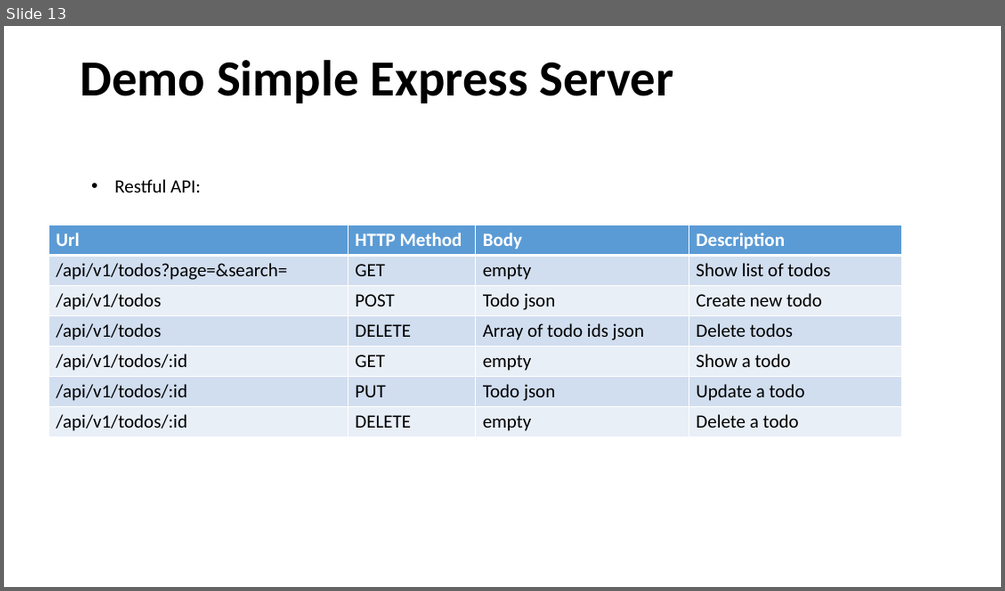
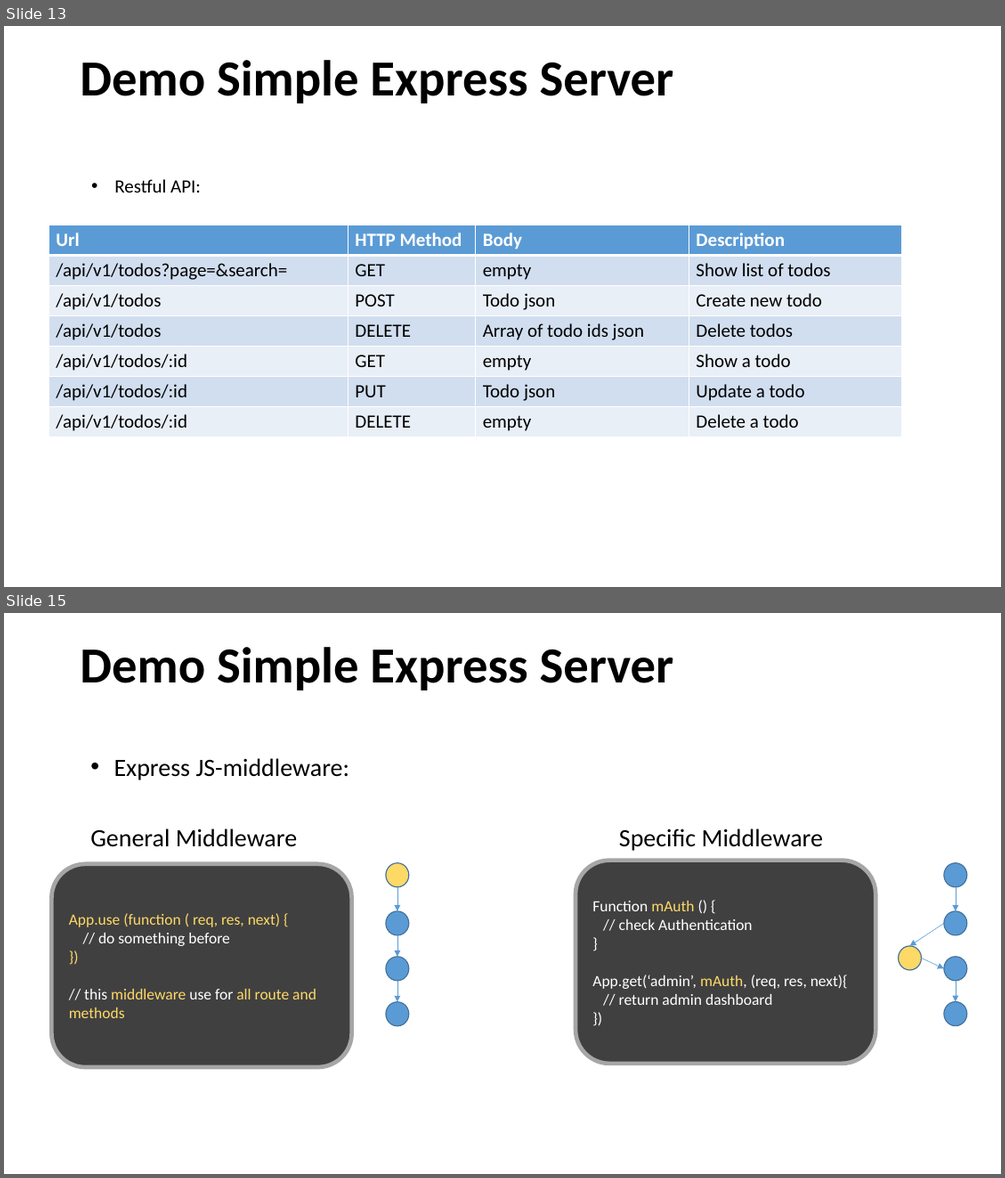
Before and after one commit to LeTranAnhVu/todoapp-express-api, a slide deck: doc/Introduction of Nodejs.pptx. Shown one above the other, each under a label of ours: slide 13 before the commit, slides 13 and 15 after it; the slides between them are not shown. The pictures are 1005x591 and 1005x1178 pixels, drawn with LibreOffice and Linux fonts; fonts in the diff are those of the drawing. Boxes give left, top, right and bottom in pixels: in the first picture for what was removed or moved away, otherwise in the second. Text is boxed around its words. In the diff, an @@ line names an element or a change of style, - is before the commit and + after.

```diff
--- a/doc/Introduction of Nodejs.pptx
+++ b/doc/Introduction of Nodejs.pptx
@@ slide 15 added at [4, 613, 1001, 1174], background #FFFFFF @@
@@ title added at [80, 647, 674, 690], 48.6 pt, text #000000, bold @@
+Demo Simple Express Server
@@ text added at [114, 758, 350, 780], 24 pt, text #000000 @@
+• Express JS-middleware:
@@ text added at [90, 828, 297, 847], 24 pt, text #000000 @@
+General Middleware
@@ text added at [619, 828, 823, 851], 24 pt, text #000000 @@
+Specific Middleware
@@ rounded rectangle added at [52, 863, 352, 1067], fill #404040, outline #A6A6A6 4 pt, 15 pt, text #FFD966 @@
+App.use (function ( req, res, next) {
+// do something before
+})
+// this middleware use for all route and methods
@@ ellipse added at [386, 863, 409, 887], fill #FFD966, outline #43739E 1 pt @@
@@ rounded rectangle added at [575, 860, 875, 1064], fill #404040, outline #A6A6A6 4 pt, 15 pt, text #FFFFFF @@
+Function mAuth () {
+// check Authentication
+}
+App.get(‘admin’, mAuth, (req, res, next){
+// return admin dashboard
+})
@@ ellipse added at [944, 863, 967, 887], fill #5B9BD5, outline #43739E 1 pt @@
@@ arrow added from (397, 887) to (397, 911), #5B9BD5 0.5 pt @@
@@ arrow added from (955, 887) to (955, 911), #5B9BD5 0.5 pt @@
@@ ellipse added at [386, 911, 409, 935], fill #5B9BD5, outline #43739E 1 pt @@
@@ arrow added from (944, 924) to (909, 946), #5B9BD5 0.5 pt @@
@@ ellipse added at [944, 911, 967, 935], fill #5B9BD5, outline #43739E 1 pt @@
@@ ellipse added at [386, 957, 409, 981], fill #5B9BD5, outline #43739E 1 pt @@
@@ arrow added from (397, 935) to (397, 957), #5B9BD5 0.5 pt @@
@@ ellipse added at [898, 946, 922, 970], fill #FFD966, outline #43739E 1 pt @@
@@ arrow added from (922, 957) to (944, 968), #5B9BD5 0.5 pt @@
@@ ellipse added at [944, 957, 967, 981], fill #5B9BD5, outline #43739E 1 pt @@
@@ arrow added from (397, 981) to (397, 1002), #5B9BD5 0.5 pt @@
@@ arrow added from (955, 981) to (955, 1002), #5B9BD5 0.5 pt @@
@@ ellipse added at [386, 1002, 409, 1026], fill #5B9BD5, outline #43739E 1 pt @@
@@ ellipse added at [944, 1002, 967, 1026], fill #5B9BD5, outline #43739E 1 pt @@
```
Also in this commit, not shown: 1 slide changed, 1 other slide added, 1 other file.
